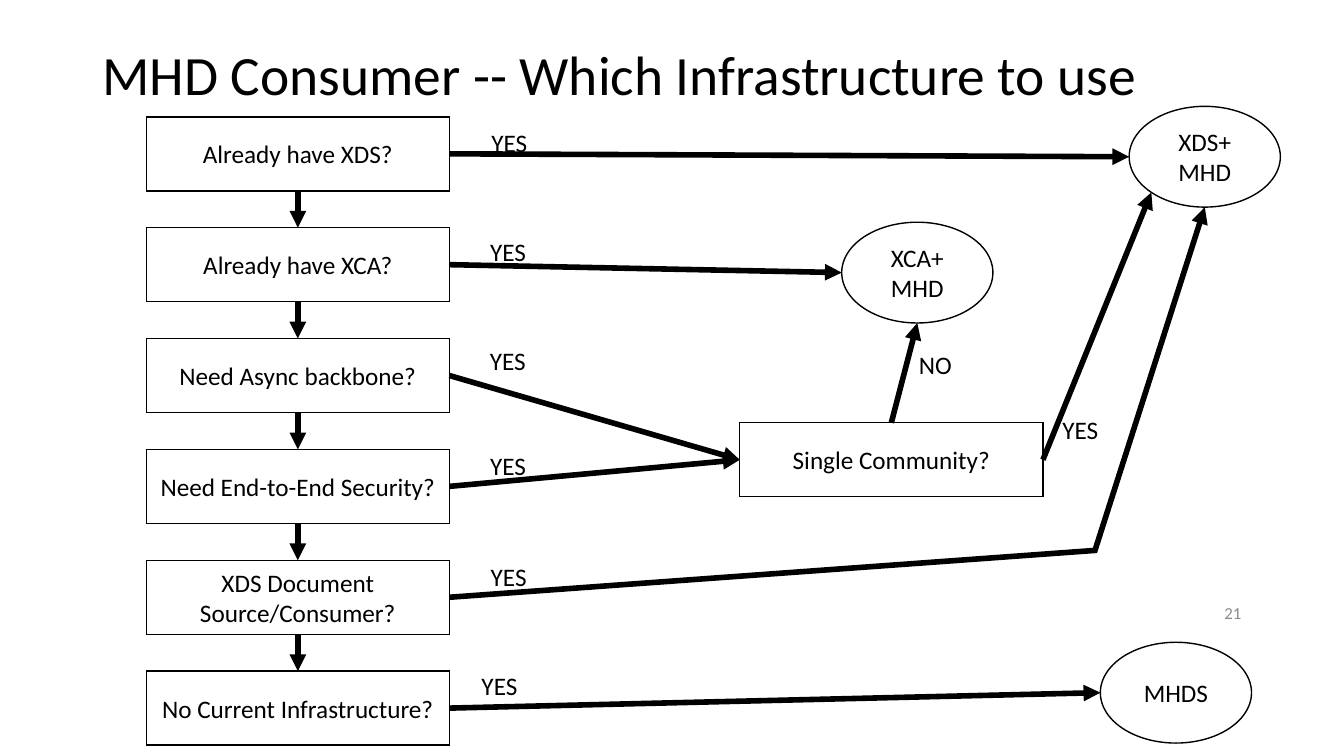
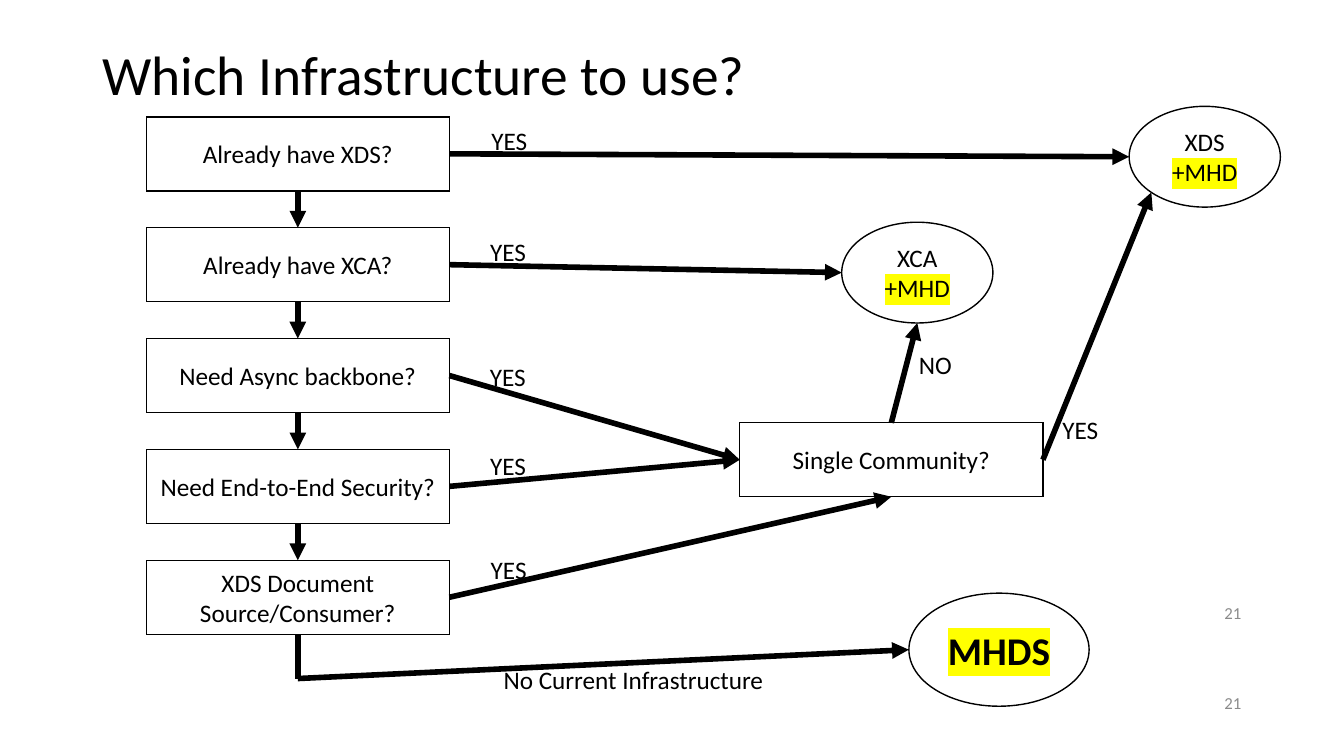
Before and after one commit to IHE/IT-Infrastructure, a slide deck: slide 21 of Presentations/XDSonFHIR-MHD+mXDE+QEDm.pptx. Drawn at 1344x756 pixels with LibreOffice and Linux fonts; fonts in the diff are those of the drawing. Boxes give left, top, right and bottom in pixels: in the first picture for what was removed or moved away, otherwise in the second. Text is boxed around its words. In the diff, an @@ line names an element or a change of style, - is before the commit and + after.

```diff
--- a/Presentations/XDSonFHIR-MHD+mXDE+QEDm.pptx
+++ b/Presentations/XDSonFHIR-MHD+mXDE+QEDm.pptx
@@ title at [102,56,744,96]: text changed @@
-MHD Consumer -- Which Infrastructure to use
+Which Infrastructure to use?
@@ text in ellipse at [1172,134,1237,181]: spaces changed @@
-XDS+ MHD
+XDS +MHD
@@ arrow removed from (1095, 552) to (1205, 208) @@
@@ text in ellipse at [885,250,950,297]: spaces changed @@
-XCA+ MHD
+XCA +MHD
@@ text "YES" rewrapped from [490,353,526,370] to [490,369,526,393] @@
@@ line moved from (450, 598) - (1097, 551) to (450, 598) - (891, 497) @@
@@ line (450, 598) - (891, 497): line to arrow @@
@@ text "YES": place and size @@
-text "YES" at [491,569,527,592]
+text "YES" at [491,562,527,585]
@@ ellipse "MHDS": place and size @@
-ellipse "MHDS" at [1101,642,1252,743]
+ellipse "MHDS" at [909,593,1090,706]
@@ ellipse "MHDS" at [909,593,1090,706]: size 18 to 28 pt, highlight none to #FFFF00, bold on @@
@@ arrow moved from (297, 634) - (297, 671) to (297, 634) - (297, 680) @@
@@ arrow (297, 634) - (297, 680): arrow to line @@
@@ arrow moved from (450, 709) - (1101, 693) to (297, 679) - (909, 650) @@
@@ rectangle "No Current Infrastructure": place and size @@
-rectangle "No Current Infrastructure" at [146,671,450,745]
+rectangle "No Current Infrastructure" at [482,642,785,716]
@@ rectangle "No Current Infrastructure" at [482,642,785,716]: outline #000000 1 pt to #FFFFFF 1 pt @@
@@ text removed at [481,678,517,695] @@
-YES
@@ text in rectangle at [504,669,763,690]: text changed @@
-No Current Infrastructure?
+No Current Infrastructure
@@ page number added at [1224,698,1241,709], 12 pt, text #8C8C8C @@
+21
```
Also in this commit, not shown: 5 other slides changed, 2 other files.
